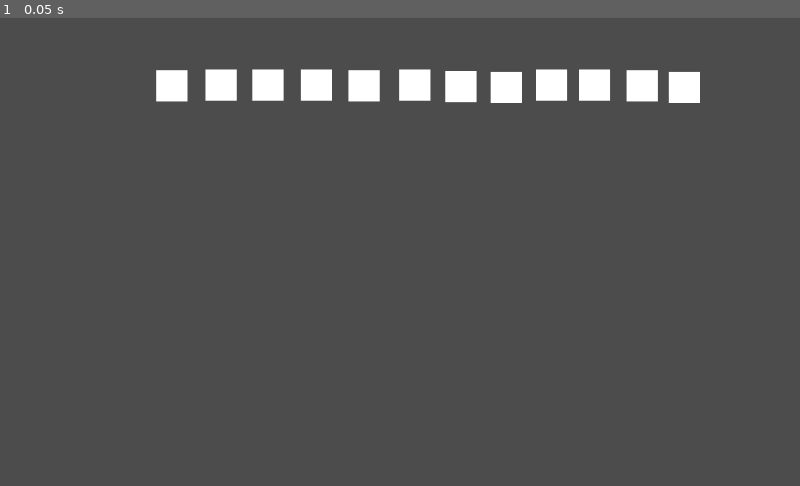
Above: before the commit, frame 1.
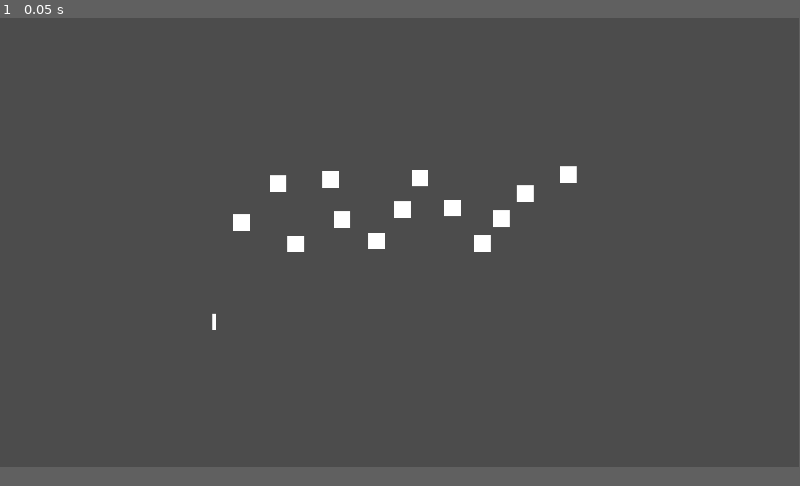
Above: after the commit, the same moment.

Repository: FinixGameDev/Invictvs-2023
Game: Godot game, scene res://levels/Debug Level.tscn
The game is run twice, just before and just after one commit, with the same random seed, the same clock (stepped at 60 frames per second) and the same inputs. Before the commit the project has no main scene; this scene is started directly in both runs.
Inputs:
- Up to frame 1 (0.05 s): no input
In our replay, the window is 800x468 before the commit and 799x449 after it. These sizes can differ from the game's own. Grey fills any space a smaller window leaves; there, only what the larger window draws over its background counts as a difference.

The runs differ from the first frame. In frame 1, 4.2% of the frame differs, in the area x 19-88%, y 10-67%.

Commit message:
Minigame base

Diff:
--- /dev/null
+++ b/debug_level.gd
@@ -0,0 +1,46 @@
+extends Control
+
+
+
+# Called when the node enters the scene tree for the first time.
+func _ready():
+	pass
+
+
+# Called every frame. 'delta' is the elapsed time since the previous frame.
+#func _process(delta):
+#	pass
+
+
+
+
+func _on_minigame_progress(value):
+	print("ColorRect" + str(value))
+	get_node("ColorRect" + str(value)).color = Color.green
+
+
+
+
+
+func _on_minigame_reset():
+	for i in 13:
+		get_node("ColorRect" + str(i)).color = Color.red
+	$Timer.start()
+
+
+
+func _on_Timer_timeout():
+	for i in 13:
+		get_node("ColorRect" + str(i)).color = Color.white
+
+
+func _on_Minigame_meter_changed(value):
+	get_node("MarginContainer/ColorRect").margin_right = 911 * (max(value, 1) / 100)
+
+
+func _on_Minigame_win():
+	get_node("MarginContainer/ColorRect").color = Color.green
+
+
+func _on_Minigame_lost():
+	get_node("MarginContainer/ColorRect").color = Color.red
--- a/levels/Debug Level.tscn
+++ b/levels/Debug Level.tscn
@@ -1,107 +1,118 @@
-[gd_scene load_steps=2 format=2]
+[gd_scene load_steps=3 format=2]
 
 [ext_resource path="res://minigame.tscn" type="PackedScene" id=1]
+[ext_resource path="res://debug_level.gd" type="Script" id=2]
 
 [node name="Debug Level" type="Control"]
-anchor_right = 1.0
-anchor_bottom = 1.0
+anchor_left = 0.5
+anchor_top = 0.5
+anchor_right = 0.5
+anchor_bottom = 0.5
+margin_left = -518.0
+margin_top = -267.0
+margin_right = 518.0
+margin_bottom = 267.0
+script = ExtResource( 2 )
 
 [node name="Minigame" parent="." instance=ExtResource( 1 )]
 
-[node name="ColorRect" type="ColorRect" parent="."]
-anchor_right = 1.0
-anchor_bottom = 1.0
-margin_left = 856.0
-margin_top = 69.0
-margin_right = -128.0
-margin_bottom = -491.0
+[node name="AudioStreamPlayer" type="AudioStreamPlayer" parent="."]
+
+[node name="Timer" type="Timer" parent="."]
+wait_time = 0.1
+one_shot = true
+
+[node name="ColorRect0" type="ColorRect" parent="."]
+margin_left = 118.0
+margin_top = 199.0
+margin_right = 158.0
+margin_bottom = 239.0
+
+[node name="ColorRect1" type="ColorRect" parent="."]
+margin_left = 206.0
+margin_top = 105.0
+margin_right = 246.0
+margin_bottom = 145.0
 
 [node name="ColorRect2" type="ColorRect" parent="."]
-anchor_right = 1.0
-anchor_bottom = 1.0
-margin_left = 802.0
-margin_top = 67.0
-margin_right = -182.0
-margin_bottom = -493.0
+margin_left = 249.0
+margin_top = 251.0
+margin_right = 289.0
+margin_bottom = 291.0
 
 [node name="ColorRect3" type="ColorRect" parent="."]
-anchor_right = 1.0
-anchor_bottom = 1.0
-margin_left = 741.0
-margin_top = 66.0
-margin_right = -243.0
-margin_bottom = -494.0
+margin_left = 332.0
+margin_top = 95.0
+margin_right = 372.0
+margin_bottom = 135.0
 
 [node name="ColorRect4" type="ColorRect" parent="."]
-anchor_right = 1.0
-anchor_bottom = 1.0
-margin_left = 686.0
-margin_top = 66.0
-margin_right = -298.0
-margin_bottom = -494.0
+margin_left = 360.0
+margin_top = 192.0
+margin_right = 400.0
+margin_bottom = 232.0
 
 [node name="ColorRect5" type="ColorRect" parent="."]
-anchor_right = 1.0
-anchor_bottom = 1.0
-margin_left = 628.0
-margin_top = 69.0
-margin_right = -356.0
-margin_bottom = -491.0
+margin_left = 443.0
+margin_top = 243.0
+margin_right = 483.0
+margin_bottom = 283.0
 
 [node name="ColorRect6" type="ColorRect" parent="."]
-anchor_right = 1.0
-anchor_bottom = 1.0
-margin_left = 570.0
-margin_top = 68.0
-margin_right = -414.0
-margin_bottom = -492.0
+margin_left = 505.0
+margin_top = 168.0
+margin_right = 545.0
+margin_bottom = 208.0
 
 [node name="ColorRect7" type="ColorRect" parent="."]
-anchor_right = 1.0
-anchor_bottom = 1.0
-margin_left = 511.0
-margin_top = 66.0
-margin_right = -473.0
-margin_bottom = -494.0
+margin_left = 547.0
+margin_top = 92.0
+margin_right = 587.0
+margin_bottom = 132.0
 
 [node name="ColorRect8" type="ColorRect" parent="."]
-anchor_right = 1.0
-anchor_bottom = 1.0
-margin_left = 446.0
-margin_top = 67.0
-margin_right = -538.0
-margin_bottom = -493.0
+margin_left = 626.0
+margin_top = 164.0
+margin_right = 666.0
+margin_bottom = 204.0
 
 [node name="ColorRect9" type="ColorRect" parent="."]
-anchor_right = 1.0
-anchor_bottom = 1.0
-margin_left = 385.0
-margin_top = 66.0
-margin_right = -599.0
-margin_bottom = -494.0
+margin_left = 697.0
+margin_top = 250.0
+margin_right = 737.0
+margin_bottom = 290.0
 
 [node name="ColorRect10" type="ColorRect" parent="."]
-anchor_right = 1.0
-anchor_bottom = 1.0
-margin_left = 323.0
-margin_top = 66.0
-margin_right = -661.0
-margin_bottom = -494.0
+margin_left = 743.0
+margin_top = 190.0
+margin_right = 783.0
+margin_bottom = 230.0
 
 [node name="ColorRect11" type="ColorRect" parent="."]
-anchor_right = 1.0
-anchor_bottom = 1.0
-margin_left = 263.0
-margin_top = 66.0
-margin_right = -721.0
-margin_bottom = -494.0
+margin_left = 800.0
+margin_top = 129.0
+margin_right = 840.0
+margin_bottom = 169.0
 
 [node name="ColorRect12" type="ColorRect" parent="."]
-anchor_right = 1.0
-anchor_bottom = 1.0
-margin_left = 200.0
-margin_top = 67.0
-margin_right = -784.0
-margin_bottom = -493.0
+margin_left = 904.0
+margin_top = 84.0
+margin_right = 944.0
+margin_bottom = 124.0
 
-[node name="AudioStreamPlayer" type="AudioStreamPlayer" parent="."]
+[node name="MarginContainer" type="MarginContainer" parent="."]
+margin_left = 68.0
+margin_top = 438.0
+margin_right = 979.0
+margin_bottom = 478.0
+
+[node name="ColorRect" type="ColorRect" parent="MarginContainer"]
+margin_right = 911.0
+margin_bottom = 40.0
+
+[connection signal="lost" from="Minigame" to="." method="_on_Minigame_lost"]
+[connection signal="meter_changed" from="Minigame" to="." method="_on_Minigame_meter_changed"]
+[connection signal="progress" from="Minigame" to="." method="_on_minigame_progress"]
+[connection signal="reset" from="Minigame" to="." method="_on_minigame_reset"]
+[connection signal="win" from="Minigame" to="." method="_on_Minigame_win"]
+[connection signal="timeout" from="Timer" to="." method="_on_Timer_timeout"]
--- /dev/null
+++ b/main.gd
@@ -0,0 +1,17 @@
+extends Spatial
+
+export var lives = 13
+
+# Declare member variables here. Examples:
+# var a = 2
+# var b = "text"
+
+
+# Called when the node enters the scene tree for the first time.
+func _ready():
+	pass # Replace with function body.
+
+
+# Called every frame. 'delta' is the elapsed time since the previous frame.
+#func _process(delta):
+#	pass
--- a/main.tscn
+++ b/main.tscn
@@ -1,7 +1,9 @@
-[gd_scene load_steps=2 format=2]
+[gd_scene load_steps=3 format=2]
 
 [ext_resource path="res://networking/network.tscn" type="PackedScene" id=1]
+[ext_resource path="res://main.gd" type="Script" id=2]
 
-[node name="Main" type="Spatial"]
+[node name="Main" type="Node"]
+script = ExtResource( 2 )
 
 [node name="Network" parent="." instance=ExtResource( 1 )]
--- a/minigame.gd
+++ b/minigame.gd
@@ -1,11 +1,64 @@
 extends Node
+
+signal reset()
+signal progress(value)
+signal lost()
+signal win()
+signal meter_changed(value)
+
+var solution = {}
+var current = 0
+var meter = 0
+var combo = 0
+
+export var meter_decrease = 10
+export var combo_multiplier = 10
 
 
 # Called when the node enters the scene tree for the first time.
 func _ready():
-	pass # Replace with function body.
+	_init_Solution()
+	$Timer.start()
+
+func _process(delta):
+	meter = clamp(meter - meter_decrease * delta, 0, 100)
+	emit_signal("meter_changed", meter)
+	if (meter >= 100):
+		emit_signal("win")
+		set_process(false)
+
+func _physics_process(delta):
+	for i in range(0, 13):
+		if Input.is_action_just_pressed(str(i)):
+			if solution[str(i)] == current + 1:
+				_progress()
+			else:
+				_reset()
 
 
-# Called every frame. 'delta' is the elapsed time since the previous frame.
-#func _process(delta):
-#	pass
+func _on_Timer_timeout():
+	emit_signal("lost")
+	set_process(false)
+
+func _reset():
+	current = 0
+	combo = 0
+	print("reseted")
+	emit_signal("reset")
+
+func _progress():
+	emit_signal("progress", current)
+	current += 1
+	combo += 1
+	meter += 0.5 * combo * combo_multiplier
+	print("Current: " + str(current))
+
+func _init_Solution():
+	var values = [1, 2, 3, 4, 5, 6, 7, 8, 9, 10, 11, 12, 13]
+
+	for i in 13:
+		var index = randi() % (13 - i)
+		solution[str(i)] = values[index]
+		values.remove(index)
+
+	print(str(solution))
--- a/minigame.tscn
+++ b/minigame.tscn
@@ -7,3 +7,5 @@
 
 [node name="Timer" type="Timer" parent="."]
 wait_time = 13.0
+
+[connection signal="timeout" from="Timer" to="." method="_on_Timer_timeout"]
--- a/project.godot
+++ b/project.godot
@@ -11,13 +11,94 @@
 [application]
 
 config/name="Invictvs- 2023"
+run/main_scene="res://levels/Debug Level.tscn"
 boot_splash/image="res://icon.png"
 boot_splash/fullsize=false
 config/icon="res://icon.png"
 
+[display]
+
+window/size/width=1920
+window/size/height=1080
+window/size/resizable=false
+window/size/borderless=true
+
 [gui]
 
 common/drop_mouse_on_gui_input_disabled=true
+
+[input]
+
+play={
+"deadzone": 0.5,
+"events": [ Object(InputEventKey,"resource_local_to_scene":false,"resource_name":"","device":0,"alt":false,"shift":false,"control":false,"meta":false,"command":false,"pressed":false,"scancode":0,"physical_scancode":16777221,"unicode":0,"echo":false,"script":null)
+ ]
+}
+1={
+"deadzone": 0.5,
+"events": [ Object(InputEventKey,"resource_local_to_scene":false,"resource_name":"","device":0,"alt":false,"shift":false,"control":false,"meta":false,"command":false,"pressed":false,"scancode":0,"physical_scancode":49,"unicode":0,"echo":false,"script":null)
+ ]
+}
+2={
+"deadzone": 0.5,
+"events": [ Object(InputEventKey,"resource_local_to_scene":false,"resource_name":"","device":0,"alt":false,"shift":false,"control":false,"meta":false,"command":false,"pressed":false,"scancode":0,"physical_scancode":50,"unicode":0,"echo":false,"script":null)
+ ]
+}
+3={
+"deadzone": 0.5,
+"events": [ Object(InputEventKey,"resource_local_to_scene":false,"resource_name":"","device":0,"alt":false,"shift":false,"control":false,"meta":false,"command":false,"pressed":false,"scancode":0,"physical_scancode":51,"unicode":0,"echo":false,"script":null)
+ ]
+}
+4={
+"deadzone": 0.5,
+"events": [ Object(InputEventKey,"resource_local_to_scene":false,"resource_name":"","device":0,"alt":false,"shift":false,"control":false,"meta":false,"command":false,"pressed":false,"scancode":0,"physical_scancode":52,"unicode":0,"echo":false,"script":null)
+ ]
+}
+5={
+"deadzone": 0.5,
+"events": [ Object(InputEventKey,"resource_local_to_scene":false,"resource_name":"","device":0,"alt":false,"shift":false,"control":false,"meta":false,"command":false,"pressed":false,"scancode":0,"physical_scancode":53,"unicode":0,"echo":false,"script":null)
+ ]
+}
+6={
+"deadzone": 0.5,
+"events": [ Object(InputEventKey,"resource_local_to_scene":false,"resource_name":"","device":0,"alt":false,"shift":false,"control":false,"meta":false,"command":false,"pressed":false,"scancode":0,"physical_scancode":54,"unicode":0,"echo":false,"script":null)
+ ]
+}
+7={
+"deadzone": 0.5,
+"events": [ Object(InputEventKey,"resource_local_to_scene":false,"resource_name":"","device":0,"alt":false,"shift":false,"control":false,"meta":false,"command":false,"pressed":false,"scancode":0,"physical_scancode":55,"unicode":0,"echo":false,"script":null)
+ ]
+}
+8={
+"deadzone": 0.5,
+"events": [ Object(InputEventKey,"resource_local_to_scene":false,"resource_name":"","device":0,"alt":false,"shift":false,"control":false,"meta":false,"command":false,"pressed":false,"scancode":0,"physical_scancode":56,"unicode":0,"echo":false,"script":null)
+ ]
+}
+9={
+"deadzone": 0.5,
+"events": [ Object(InputEventKey,"resource_local_to_scene":false,"resource_name":"","device":0,"alt":false,"shift":false,"control":false,"meta":false,"command":false,"pressed":false,"scancode":0,"physical_scancode":57,"unicode":0,"echo":false,"script":null)
+ ]
+}
+0={
+"deadzone": 0.5,
+"events": [ Object(InputEventKey,"resource_local_to_scene":false,"resource_name":"","device":0,"alt":false,"shift":false,"control":false,"meta":false,"command":false,"pressed":false,"scancode":0,"physical_scancode":48,"unicode":0,"echo":false,"script":null)
+ ]
+}
+10={
+"deadzone": 0.5,
+"events": [ Object(InputEventKey,"resource_local_to_scene":false,"resource_name":"","device":0,"alt":false,"shift":false,"control":false,"meta":false,"command":false,"pressed":false,"scancode":0,"physical_scancode":81,"unicode":0,"echo":false,"script":null)
+ ]
+}
+11={
+"deadzone": 0.5,
+"events": [ Object(InputEventKey,"resource_local_to_scene":false,"resource_name":"","device":0,"alt":false,"shift":false,"control":false,"meta":false,"command":false,"pressed":false,"scancode":0,"physical_scancode":87,"unicode":0,"echo":false,"script":null)
+ ]
+}
+12={
+"deadzone": 0.5,
+"events": [ Object(InputEventKey,"resource_local_to_scene":false,"resource_name":"","device":0,"alt":false,"shift":false,"control":false,"meta":false,"command":false,"pressed":false,"scancode":0,"physical_scancode":69,"unicode":0,"echo":false,"script":null)
+ ]
+}
 
 [mono]
 
@@ -32,4 +113,3 @@
 quality/driver/driver_name="GLES2"
 vram_compression/import_etc=true
 vram_compression/import_etc2=false
-environment/default_environment="res://default_env.tres"
